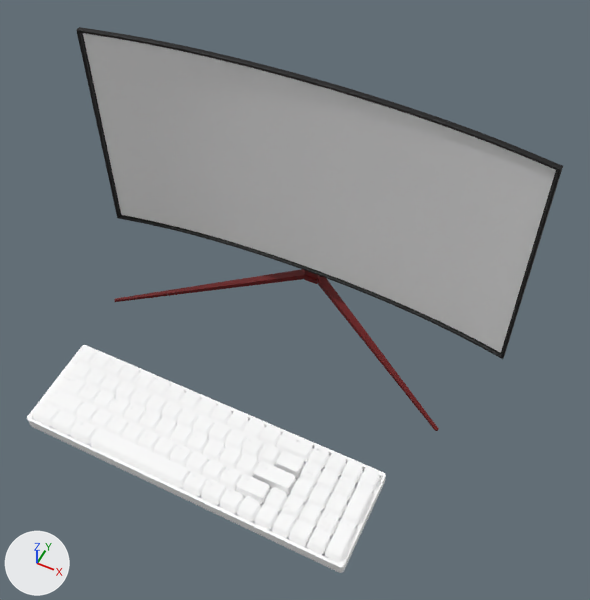
Before and after pictures for a commit that changed the glTF model public/desk/models/pc-mingtu.glb.
Both versions are drawn from a 50 mm camera at (2.24, -3.88, 5.84) aimed at (0.33, -0.05, 1.06). The lights are fixed; the arrows at lower left show +X, +Y and +Z. The older version comes first.

Names of what the first picture shows: 'Black Keys.001', 'Cube.004', 'Grey Keys.001', 'Plane.001', 'Red keys.001', 'base.001' and 2 more.
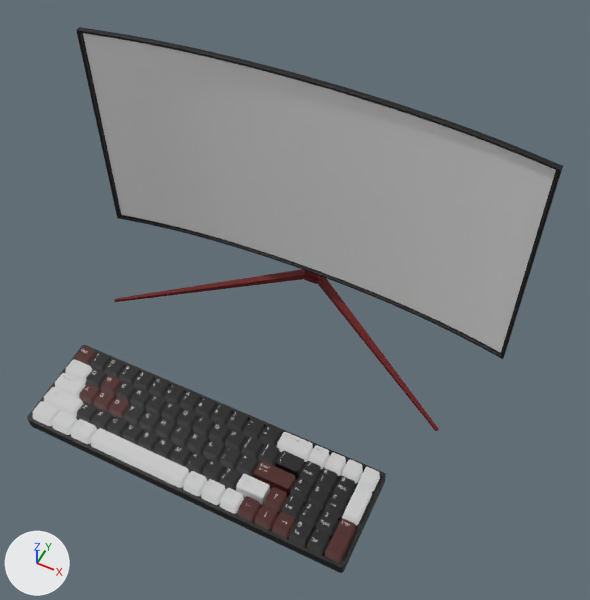
Where the change shows, as pixel boxes [x1, y1, x2, y2] in the pictures (590 x 600 px):
'Black Keys.001', recoloured (white to black)
    both: [77, 352, 355, 554]
'Grey Keys.001', recoloured (white to light grey)
    both: [33, 359, 380, 525]
'base.001', recoloured
    both: [27, 345, 386, 573]
'Red keys.001', recoloured
    both: [76, 346, 356, 562]

Patch to the scene script:
```diff
--- a/public/desk/models/pc-mingtu.glb.py
+++ b/public/desk/models/pc-mingtu.glb.py
@@ mat_acrylic_opaque_black @@
 mat_acrylic_opaque_black = principled_material('Acrylic Opaque Black')
-mat_acrylic_opaque_black.base_color = (1.0, 1.0, 1.0)  # white #ffffff
+mat_acrylic_opaque_black.base_color = (0.000911, 0.000911, 0.000911)  # black #030303
 mat_acrylic_opaque_black.roughness = 0.553
@@ mat_acrylic_opaque_white @@
 mat_acrylic_opaque_white = principled_material('Acrylic Opaque White')
-mat_acrylic_opaque_white.base_color = (1.0, 1.0, 1.0)  # white #ffffff
+mat_acrylic_opaque_white.base_color = (0.584, 0.584, 0.584)  # light grey #c9c9c9
 mat_acrylic_opaque_white.roughness = 0.553
@@ mat_acrylic_opaque_autumn_maple @@
 mat_acrylic_opaque_autumn_maple = principled_material('Acrylic Opaque Autumn Maple')
-mat_acrylic_opaque_autumn_maple.base_color = (1.0, 1.0, 1.0)  # white #ffffff
+mat_acrylic_opaque_autumn_maple.base_color = (0.0561, 0.00304, 0.000911)  # dark red #430a03
 mat_acrylic_opaque_autumn_maple.roughness = 0.553
```
